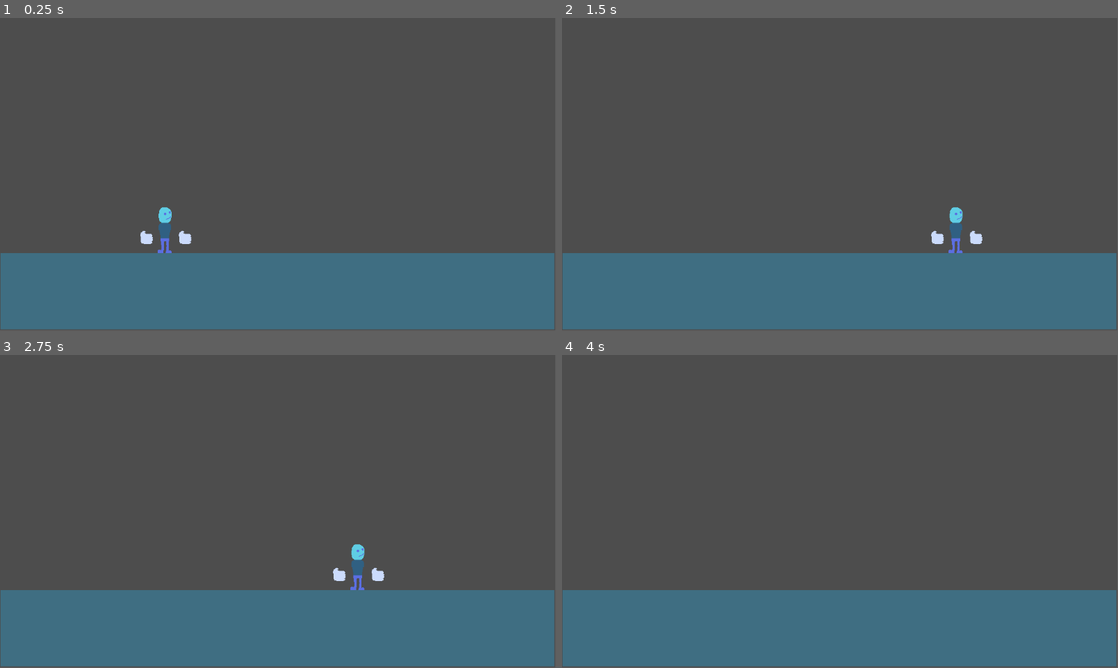
Above: before the commit, frames 1-4 (two rows, left to right).
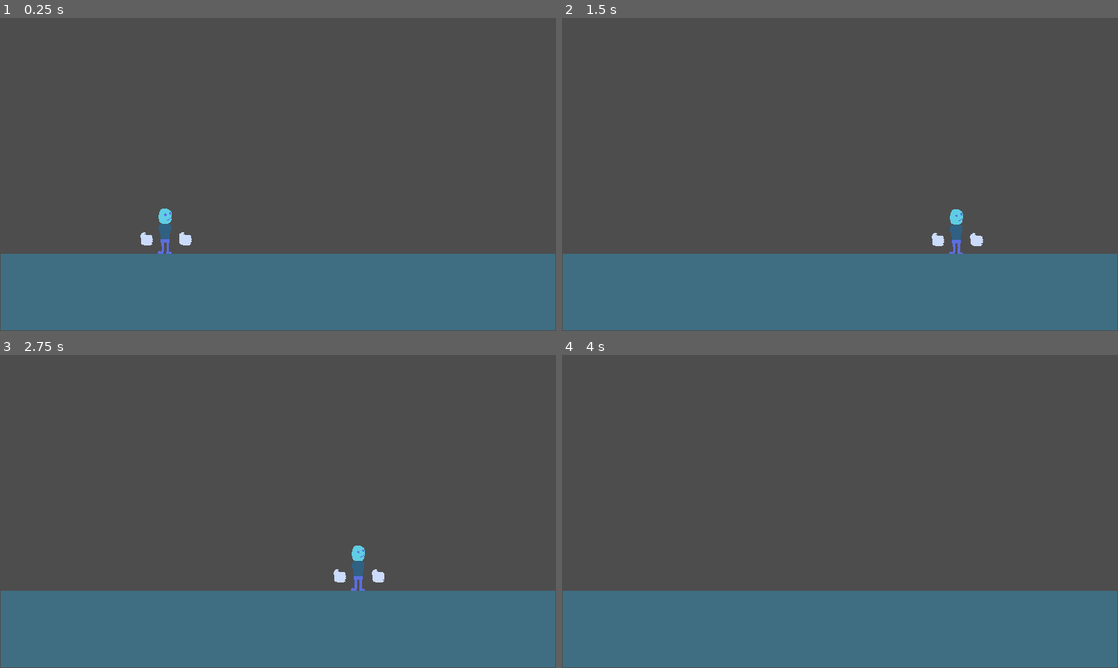
Above: after the commit, the same moments.

Repository: CodeGurke/Working-Title
Game: Godot game, scene res://src/scenes/main.tscn
The game is run twice, just before and just after one commit, with the same random seed, the same clock (stepped at 60 frames per second) and the same inputs.
Inputs:
- Up to frame 1 (0.25 s): no input
- Up to frame 2 (1.5 s): hold D (move_right) from 0.53 s (still down); tap W (move_up) at 0.77 s
- Up to frame 3 (2.75 s): tap W (move_up) at 1.52 s; release D (move_right) at 2.03 s; hold A (move_left) from 2.03 s (still down)
- Up to frame 4 (4 s): release A (move_left) at 2.78 s; hold D (move_right) from 2.78 s (still down); tap W (move_up) at 3.02, 3.77 s
In our replay, the window is 799x449 before the commit and 800x450 after it. These sizes can differ from the game's own. Grey fills any space a smaller window leaves; there, only what the larger window draws over its background counts as a difference.

The runs differ from the first frame. In frame 1, 0.6% of the frame differs, in the area x 0-100%, y 60-100%; in frame 2, 0.6%; in frame 3, 0.6%; in frame 4, 0.5%.

Commit message:
Projekt Einstellungen bearbeitet

Diff:
--- a/working-title/project.godot
+++ b/working-title/project.godot
@@ -14,6 +14,10 @@
 run/main_scene="res://src/scenes/main.tscn"
 config/features=PackedStringArray("4.3", "Forward Plus")
 config/icon="res://icon.svg"
+
+[display]
+
+window/stretch/mode="canvas_items"
 
 [editor]
 
--- a/working-title/src/player/character.gd
+++ b/working-title/src/player/character.gd
@@ -10,7 +10,7 @@
 const SELECTED_HAND_L : = preload("res://src/player/parts/hands/hand.tscn")
 const SELECTED_HAND_R : = preload("res://src/player/parts/hands/hand.tscn")
 
-# saves the instant of the part for later use
+# saves the instant of the part for later use like calling functions
 var legs : CharacterBody2D = SELECTED_LEGS.instantiate()
 var body : CharacterBody2D = SELECTED_BODY.instantiate()
 var head : CharacterBody2D = SELECTED_HEAD.instantiate()
@@ -27,10 +27,17 @@
 	%character.add_child(hand_l)
 	%character.add_child(hand_r)
 
-	# sets the pieces position to the connector of the last part
+	update_position()
+
+
+func update_position() -> void:
 	body.global_position = legs.get_connector_position()
 	head.global_position = body.get_connector_position()
 	hand_l.global_position = legs.get_connector_position()
 	hand_l.global_position.x += 30
 	hand_r.global_position = legs.get_connector_position()
 	hand_r.global_position.x -= 50
+
+
+func _process(delta):
+	update_position()
--- a/working-title/src/player/parts/legs/legs_standart.tscn
+++ b/working-title/src/player/parts/legs/legs_standart.tscn
@@ -1,10 +1,59 @@
-[gd_scene load_steps=4 format=3 uid="uid://qr02efw701mf"]
+[gd_scene load_steps=7 format=3 uid="uid://qr02efw701mf"]
 
 [ext_resource type="Script" path="res://src/player/parts/legs/legs.gd" id="1_q3q18"]
 [ext_resource type="Texture2D" uid="uid://biokj278x2sp0" path="res://src/player/parts/legs/Legs_Test.png" id="2_2aex2"]
 
 [sub_resource type="RectangleShape2D" id="RectangleShape2D_lvy2k"]
 size = Vector2(16, 32)
+
+[sub_resource type="Animation" id="Animation_5ykwg"]
+length = 0.001
+tracks/0/type = "value"
+tracks/0/imported = false
+tracks/0/enabled = true
+tracks/0/path = NodePath("sprite:position")
+tracks/0/interp = 1
+tracks/0/loop_wrap = true
+tracks/0/keys = {
+"times": PackedFloat32Array(0),
+"transitions": PackedFloat32Array(1),
+"update": 0,
+"values": [Vector2(0, -16)]
+}
+
+[sub_resource type="Animation" id="Animation_qkfsl"]
+resource_name = "idle"
+loop_mode = 1
+tracks/0/type = "value"
+tracks/0/imported = false
+tracks/0/enabled = true
+tracks/0/path = NodePath("sprite:position")
+tracks/0/interp = 1
+tracks/0/loop_wrap = true
+tracks/0/keys = {
+"times": PackedFloat32Array(0, 0.5, 1),
+"transitions": PackedFloat32Array(1, 1, 1),
+"update": 0,
+"values": [Vector2(0, -16), Vector2(0, -13), Vector2(0, -16)]
+}
+tracks/1/type = "value"
+tracks/1/imported = false
+tracks/1/enabled = true
+tracks/1/path = NodePath("connector:position")
+tracks/1/interp = 1
+tracks/1/loop_wrap = true
+tracks/1/keys = {
+"times": PackedFloat32Array(0, 0.5, 1),
+"transitions": PackedFloat32Array(1, 1, 1),
+"update": 0,
+"values": [Vector2(0, -32), Vector2(0, -29), Vector2(0, -32)]
+}
+
+[sub_resource type="AnimationLibrary" id="AnimationLibrary_wvhxk"]
+_data = {
+"RESET": SubResource("Animation_5ykwg"),
+"idle": SubResource("Animation_qkfsl")
+}
 
 [node name="legs" type="CharacterBody2D"]
 slide_on_ceiling = false
@@ -24,3 +73,9 @@
 light_mask = 0
 position = Vector2(0, -16)
 shape = SubResource("RectangleShape2D_lvy2k")
+
+[node name="AnimationPlayer" type="AnimationPlayer" parent="."]
+libraries = {
+"": SubResource("AnimationLibrary_wvhxk")
+}
+autoplay = "idle"
--- a/working-title/src/player/player.tscn
+++ b/working-title/src/player/player.tscn
@@ -7,10 +7,10 @@
 [sub_resource type="RectangleShape2D" id="RectangleShape2D_2ie5r"]
 size = Vector2(18, 80)
 
-[node name="player" type="CharacterBody2D" groups=["player"]]
+[node name="player" type="CharacterBody2D"]
 script = ExtResource("1_njt6n")
 
-[node name="character" type="Node2D" parent="."]
+[node name="character" type="Node2D" parent="." groups=["player"]]
 unique_name_in_owner = true
 script = ExtResource("2_f4s8n")
 
